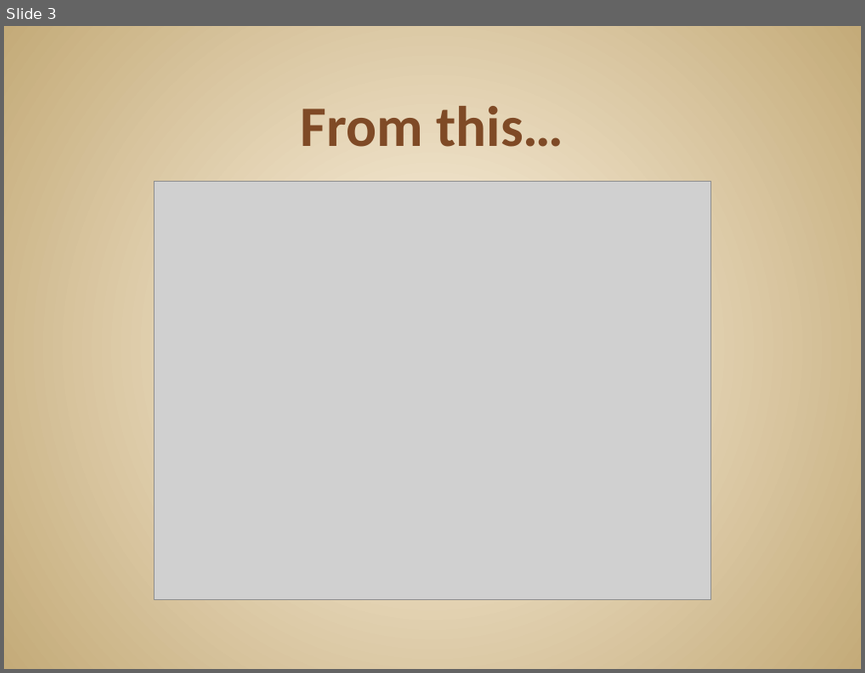
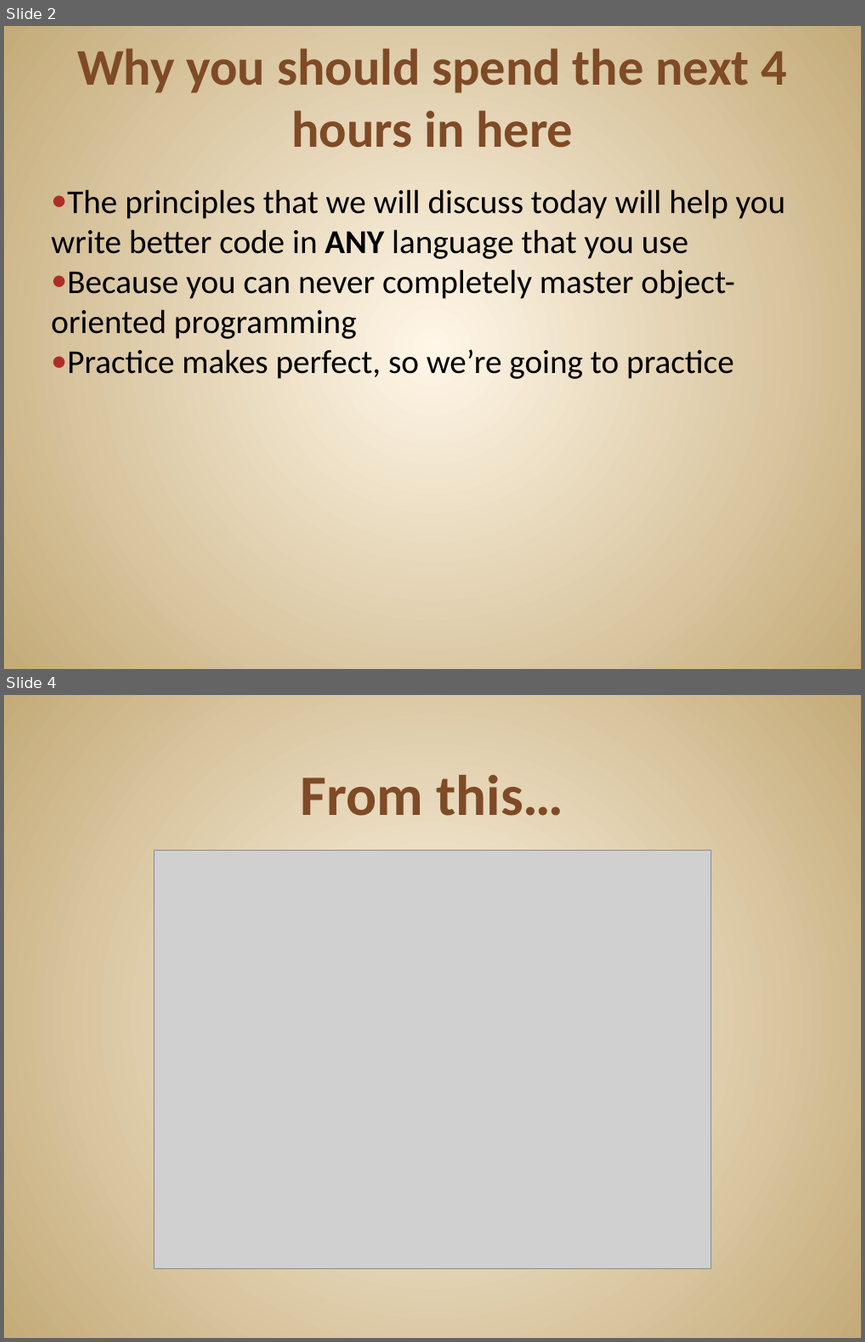
Before and after one commit to JonKruger/oop-solid-sample, a slide deck: slides/SOLID Software Design Principles.pptx. Shown one above the other, each under a label of ours: slide 3 before the commit, slides 2 and 4 after it; the slides between them are not shown. The pictures are 865x673 and 865x1342 pixels, drawn with LibreOffice and Linux fonts; fonts in the diff are those of the drawing; grey boxes stand for pictures. Boxes give left, top, right and bottom in pixels: in the first picture for what was removed or moved away, otherwise in the second. Text is boxed around its words. In the diff, an @@ line names an element or a change of style, - is before the commit and + after.

```diff
--- a/slides/SOLID Software Design Principles.pptx
+++ b/slides/SOLID Software Design Principles.pptx
@@ slide 2 added at (4,26,861,669), background gradient #FFF7E8 to #C4AA7A @@
@@ title added at (77,48,787,148), 43.2 pt, text #804B26, bold @@
+Why you should spend the next 4 hours in here
@@ text added at (51,189,785,379), 28 pt, text #000000 @@
+● The principles that we will discuss today will help you write better code in ANY language that you use
+● Because you can never completely master object-oriented programming
+● Practice makes perfect, so we’re going to practice
@@ what was slide 3 is now slide 4 @@
```
Also in this commit, not shown: 2 slides changed, 2 other slides added, 2 other files.
